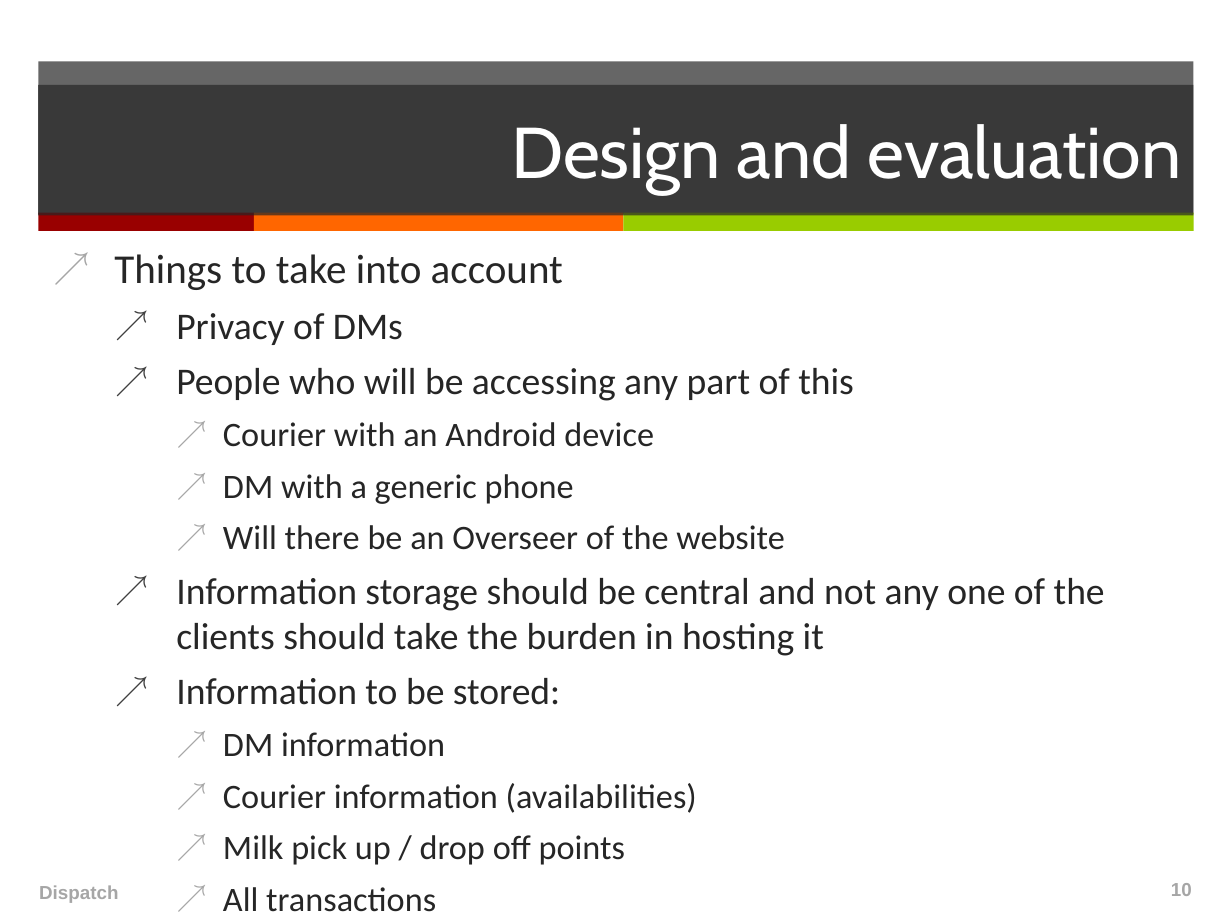
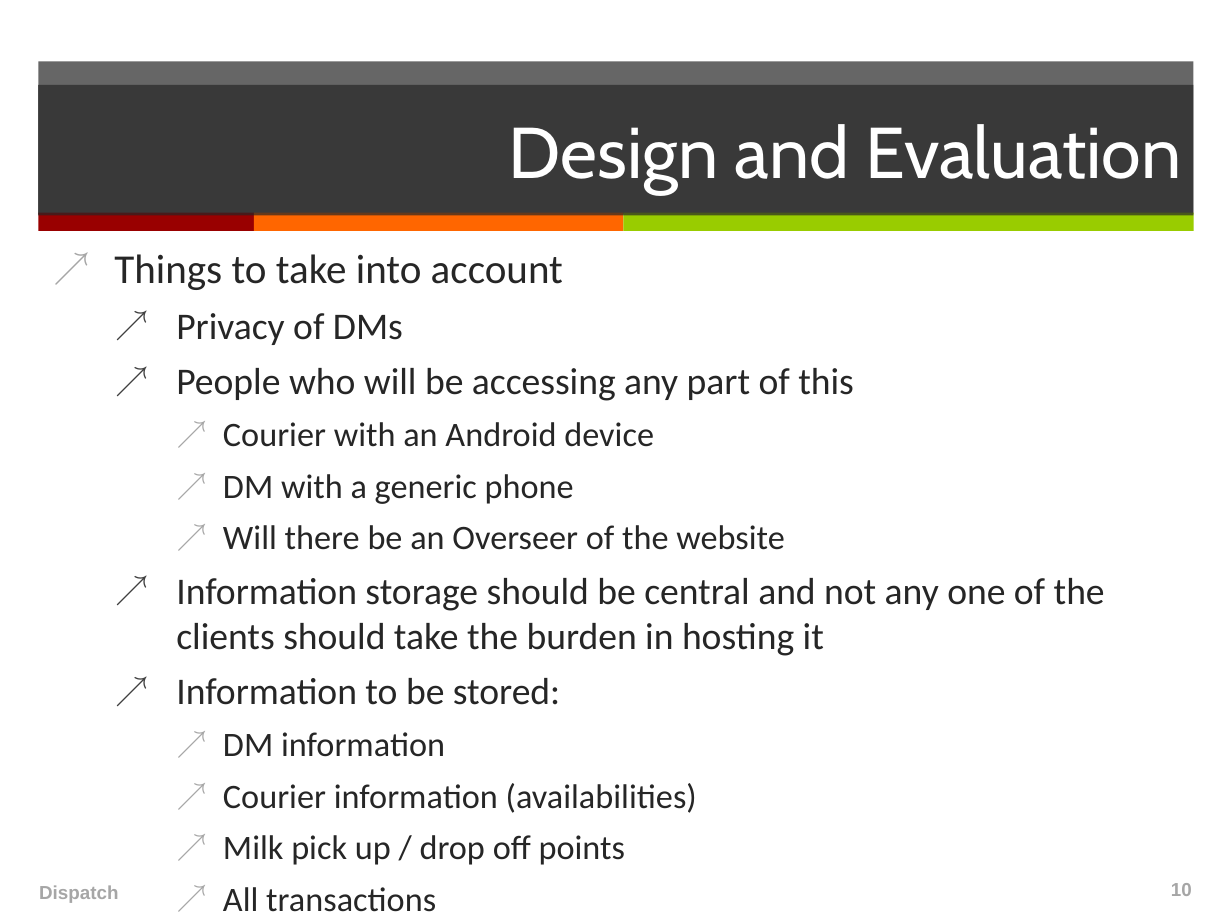
Before and after one commit to japacible/milk-banking-dispatch, a slide deck: slide 10 of presentations/presentation-draft-due-3-6.ppt. Drawn at 1232x924 pixels with LibreOffice and Linux fonts; fonts in the diff are those of the drawing. Boxes give left, top, right and bottom in pixels: in the first picture for what was removed or moved away, otherwise in the second. Text is boxed around its words. In the diff, an @@ line names an element or a change of style, - is before the commit and + after.

```diff
--- a/presentations/presentation-draft-due-3-6.ppt
+++ b/presentations/presentation-draft-due-3-6.ppt
@@ title at <box>509,124,1181,195</box>: text changed @@
-Design and evaluation
+Design and Evaluation
```
Also in this commit, not shown: 7 other slides changed, 1 slide added.
